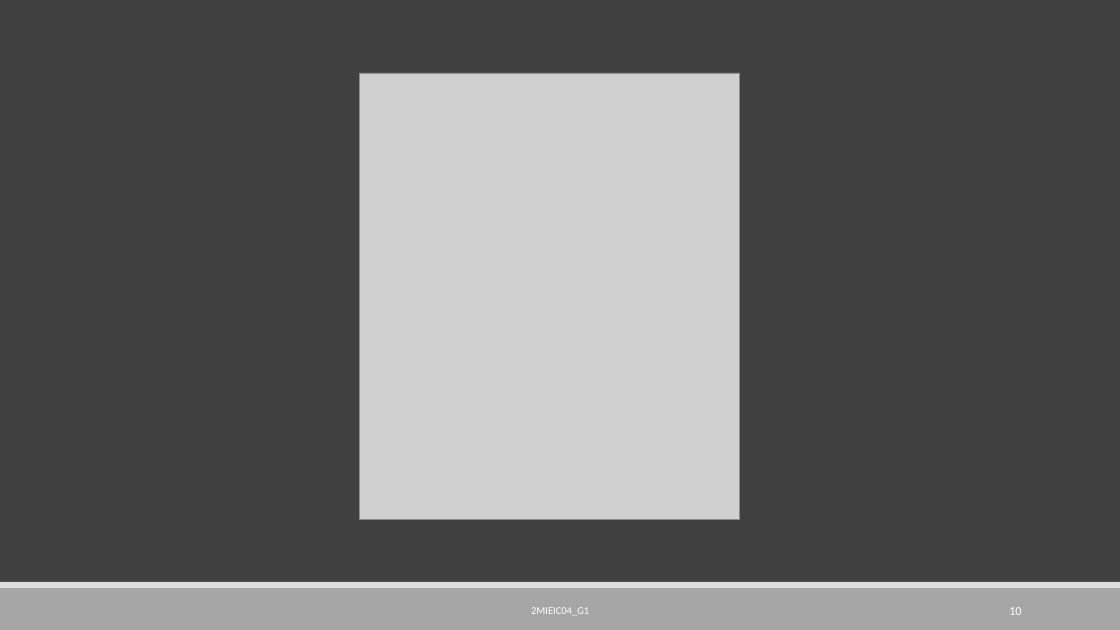
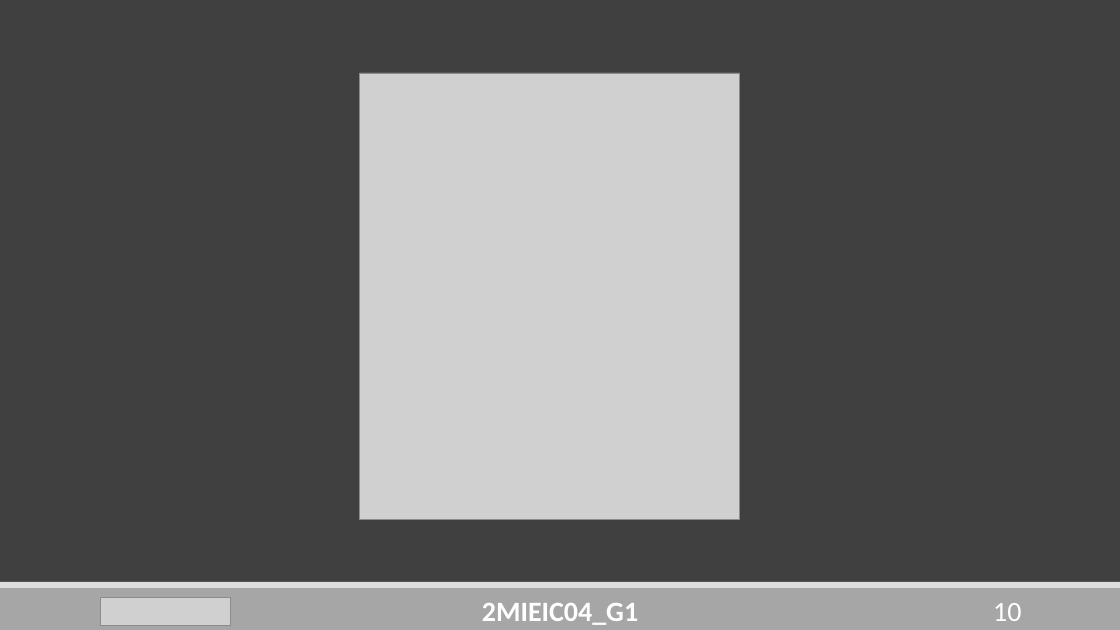
Before and after one commit to DoStini/FEUP-AEDA-proj, a slide deck: slide 10 of StreamZ_Apresentation4.pptx. Drawn at 1120x630 pixels with LibreOffice and Linux fonts; fonts in the diff are those of the drawing; grey boxes stand for pictures. Boxes give left, top, right and bottom in pixels: in the first picture for what was removed or moved away, otherwise in the second. Text is boxed around its words. In the diff, an @@ line names an element or a change of style, - is before the commit and + after.

Commit message:
pp final

```diff
--- a/StreamZ_Apresentation4.pptx
+++ b/StreamZ_Apresentation4.pptx
@@ picture added at box(101, 597, 230, 626) @@
@@ text "2MIEIC04_G1" at box(482, 603, 638, 625): size 9 to 24 pt, bold on @@
@@ page number at box(993, 603, 1021, 621): size 10.5 to 24 pt @@
```
Also in this commit, not shown: 1 other slide changed.
